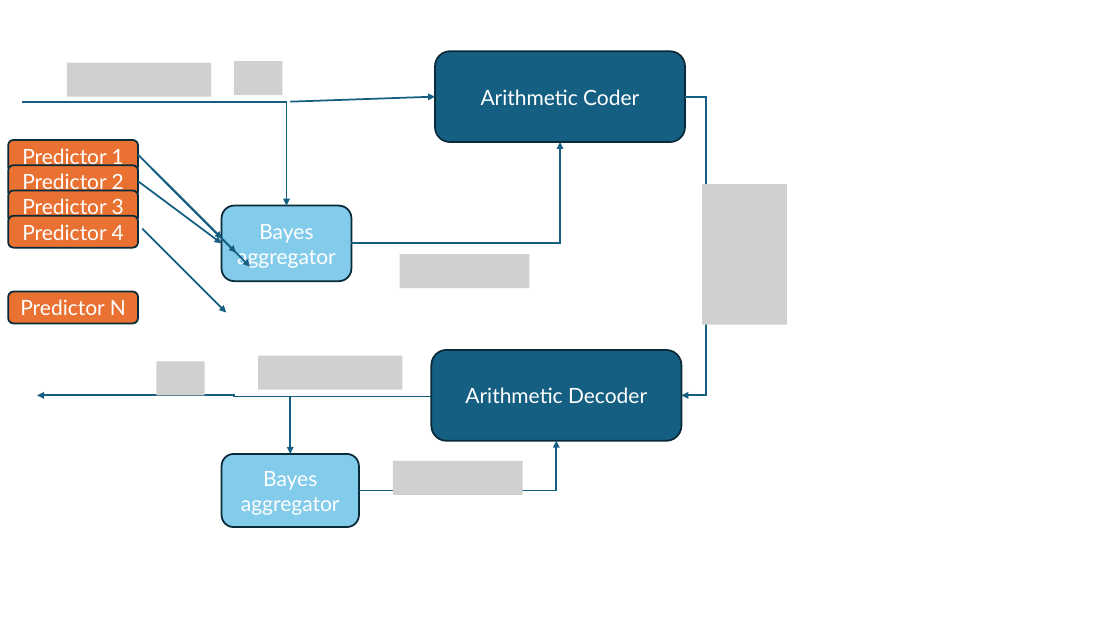
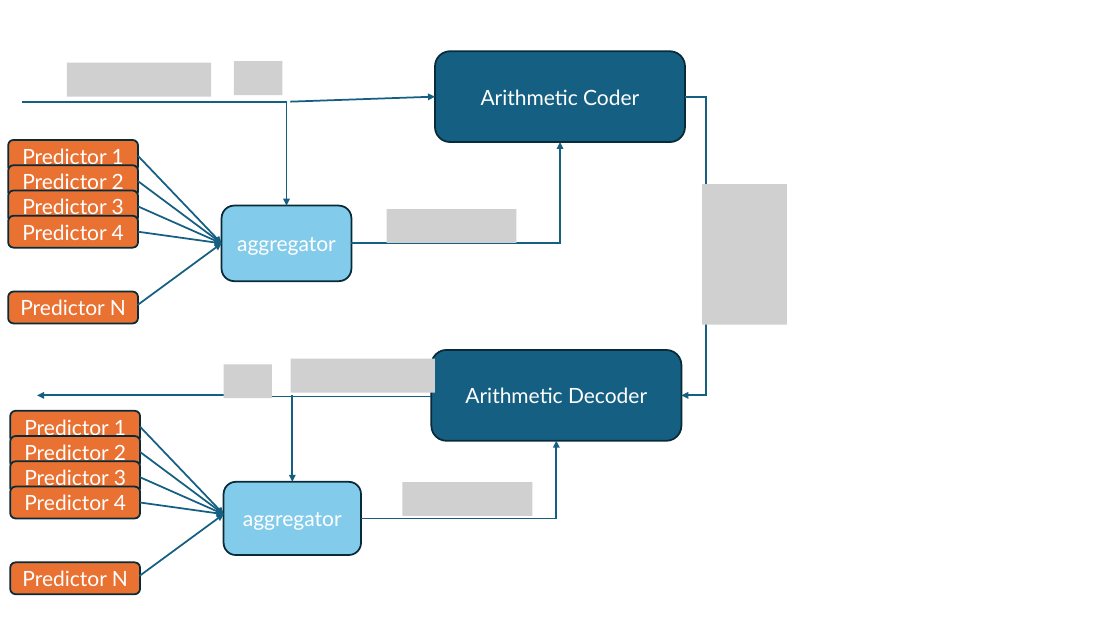
Before and after one commit to yoavfreund/2025-online-learning, a slide deck: slide 2 of 3.UniversalCodingBayes/figures/codeDecode.pptx. Drawn at 1120x630 pixels with LibreOffice and Linux fonts; fonts in the diff are those of the drawing; grey boxes stand for pictures. Boxes give left, top, right and bottom in pixels: in the first picture for what was removed or moved away, otherwise in the second. Text is boxed around its words. In the diff, an @@ line names an element or a change of style, - is before the commit and + after.

```diff
--- a/3.UniversalCodingBayes/figures/codeDecode.pptx
+++ b/3.UniversalCodingBayes/figures/codeDecode.pptx
@@ arrow moved from (138, 155) - (222, 239) to (138, 156) - (222, 244) @@
@@ arrow moved from (142, 229) - (226, 313) to (138, 207) - (222, 244) @@
@@ picture added at box(386, 209, 517, 243) @@
@@ arrow moved from (152, 169) - (236, 253) to (138, 232) - (222, 244) @@
@@ text in rounded rectangle at box(237, 237, 336, 255): text changed @@
-Bayes aggregator
+aggregator
@@ arrow moved from (166, 182) - (250, 266) to (138, 305) - (222, 244) @@
@@ picture removed at box(400, 255, 530, 288) @@
@@ picture: place and size @@
-picture at box(258, 355, 402, 389)
+picture at box(291, 359, 435, 392)
@@ picture removed at box(156, 361, 205, 395) @@
@@ picture added at box(223, 365, 272, 398) @@
@@ arrow moved from (291, 397) - (291, 454) to (292, 396) - (292, 482) @@
@@ elbow arrow moved from (359, 491) - (556, 441) to (361, 518) - (556, 441) @@
@@ group added at box(10, 411, 223, 595): 5 rounded rectangles, 5 arrows @@
+Predictor 1
+Predictor 2
+Predictor 3
+Predictor 4
+Predictor N
@@ rounded rectangle "aggregator": place and size @@
-rounded rectangle "aggregator" at box(222, 454, 360, 527)
+rounded rectangle "aggregator" at box(223, 482, 361, 555)
@@ picture: place and size @@
-picture at box(393, 461, 523, 495)
+picture at box(402, 482, 533, 516)
@@ text in rounded rectangle at box(243, 512, 342, 530): text changed @@
-Bayes aggregator
+aggregator
```
Also in this commit, not shown: 18 other files.
